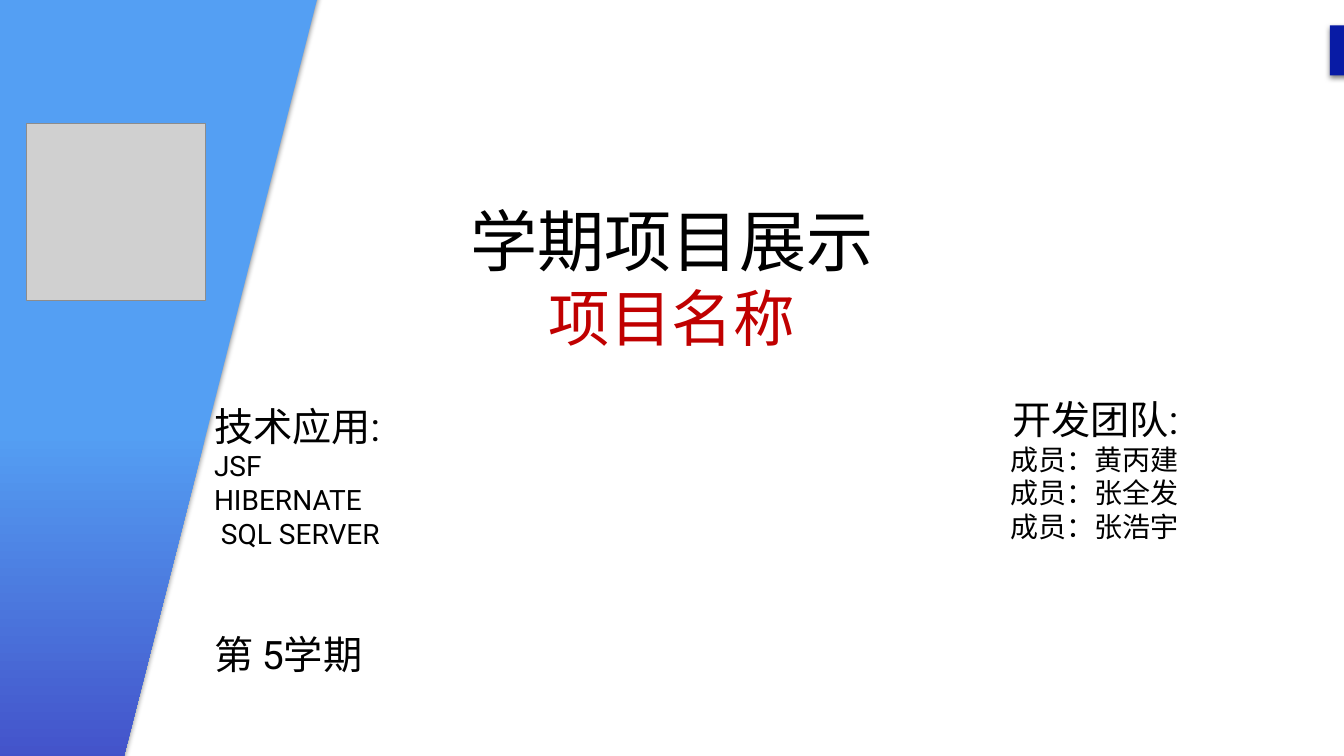
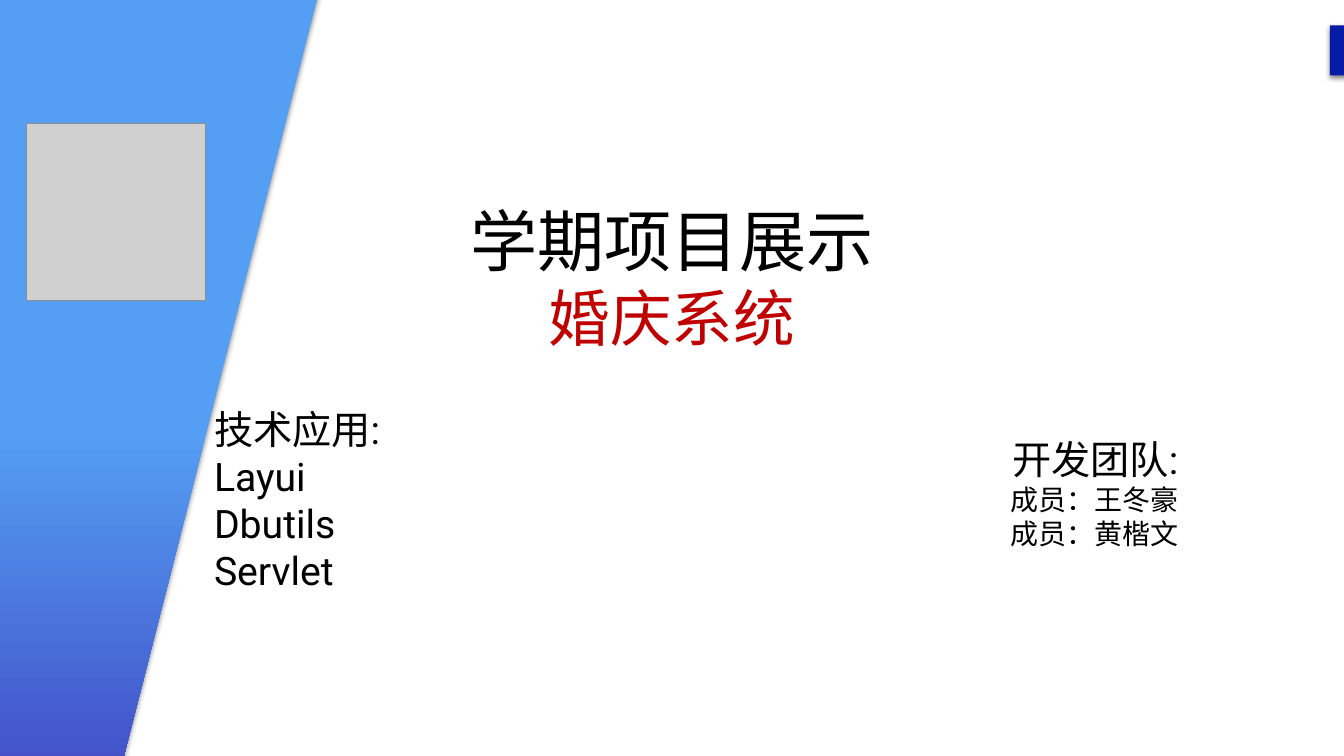
Before and after one commit to Barry0707/marry, a slide deck: slide 1 of 13组-婚礼系统演示PPT.pptx. Drawn at 1344x756 pixels with LibreOffice and Linux fonts; fonts in the diff are those of the drawing; grey boxes stand for pictures; background and template pictures are left out. Boxes give left, top, right and bottom in pixels: in the first picture for what was removed or moved away, otherwise in the second. Text is boxed around its words. In the diff, an @@ line names an element or a change of style, - is before the commit and + after.

Commit message:
12.31修改

```diff
--- a/13组-婚礼系统演示PPT.pptx
+++ b/13组-婚礼系统演示PPT.pptx
@@ title at <box>470,209,873,346</box>: text changed @@
-学期项目展示
-项目名称
+学期项目展示
+婚庆系统
@@ text at <box>214,462,335,586</box>: text changed; size 20 to 28 pt @@
-JSF
-HIBERNATE
-SQL SERVER
-第 5学期
+Layui
+Dbutils
+Servlet
@@ subtitle at <box>1010,486,1178,547</box>: text changed @@
-成员：黄丙建
-成员：张全发
-成员：张浩宇
+成员：王冬豪
+成员：黄楷文
```
